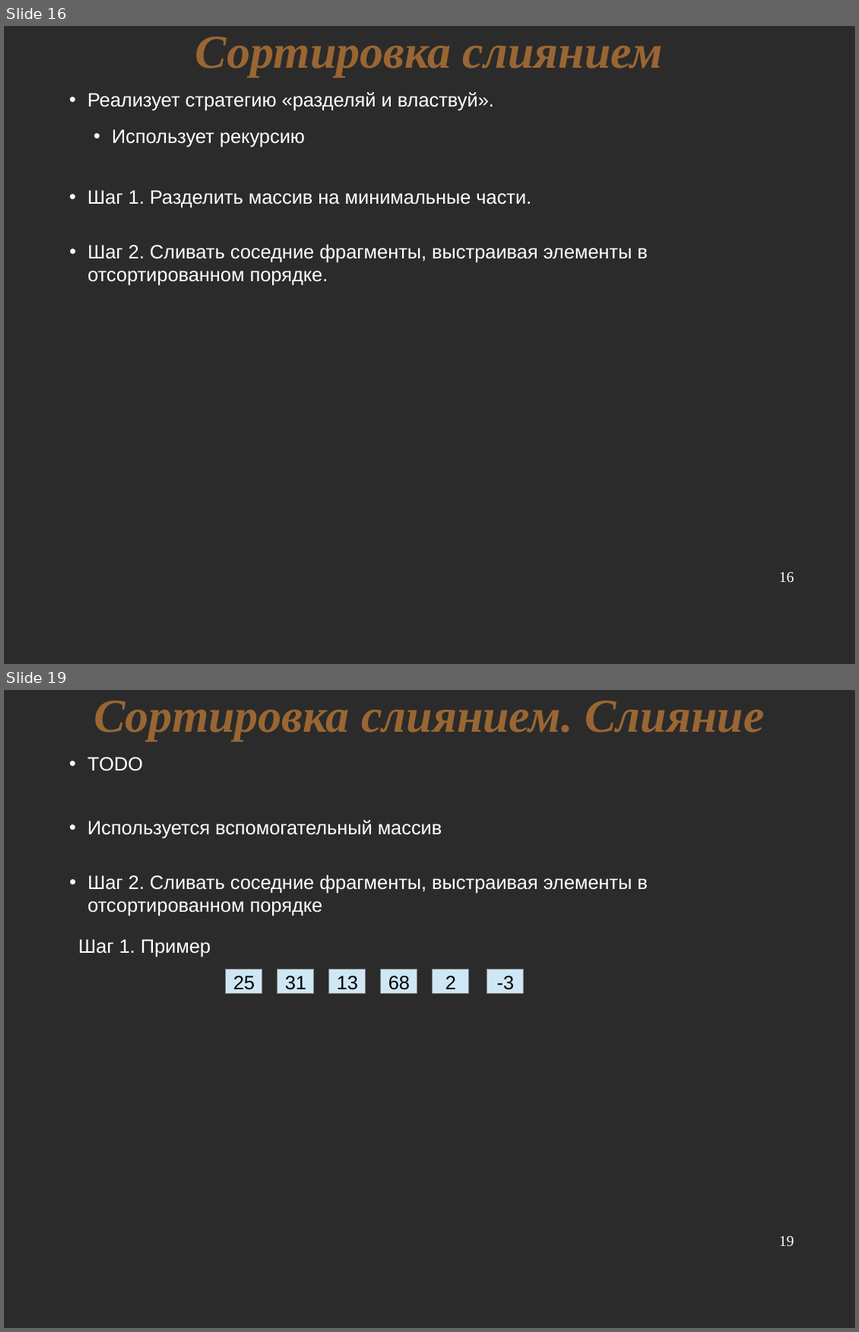
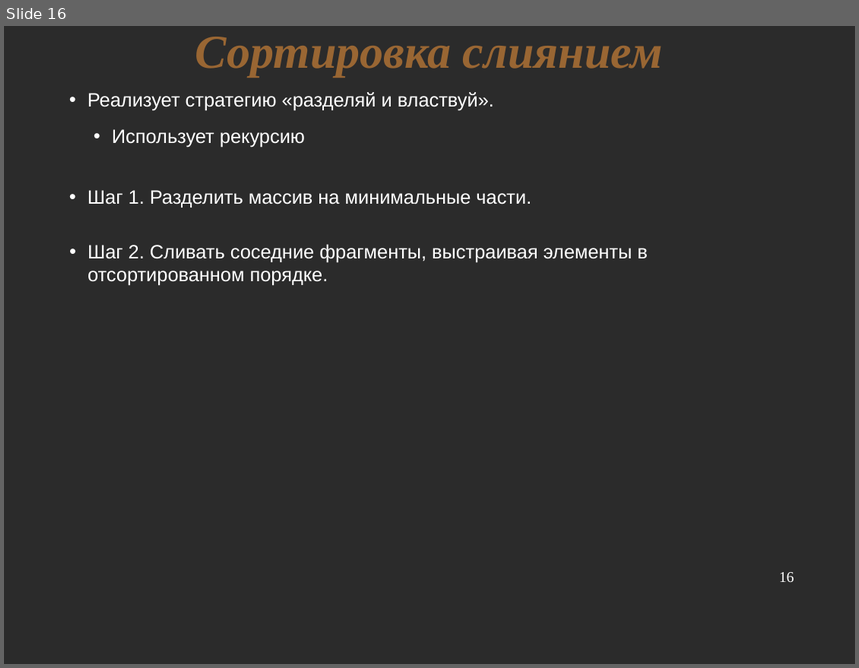
Before and after one commit to nkrot/rufsl, a slide deck: lectures/sorting.odp. Shown one above the other, each under a label of ours: slides 16 and 19 before the commit, slide 16 after it; the slides between them are not shown. The pictures are 859x1332 and 859x668 pixels, drawn with LibreOffice and Linux fonts; fonts in the diff are those of the drawing; background and template pictures are left out; a plain dark background stands for a picture behind light text. Boxes give left, top, right and bottom in pixels: in the first picture for what was removed or moved away, otherwise in the second. Text is boxed around its words. In the diff, an @@ line names an element or a change of style, - is before the commit and + after.

```diff
--- a/lectures/sorting.odp
+++ b/lectures/sorting.odp
@@ slide 19 removed at (4, 690, 855, 1328), background picture (left out) @@
@@ title removed at (94, 701, 765, 741) @@
-Сортировка слиянием. Слияние
@@ text removed at (88, 757, 143, 771) @@
-• TODO
@@ text removed at (88, 820, 443, 838) @@
-• Используется вспомогательный массив
@@ text removed at (88, 875, 648, 916) @@
-• Шаг 2. Сливать соседние фрагменты, выстраивая элементы в отсортированном порядке
@@ text removed at (78, 939, 211, 957) @@
-Шаг 1. Пример
@@ group removed at (226, 970, 524, 993): 6 rectangles @@
-25
-31
-13
-68
-2
--3
@@ page number removed at (779, 1236, 794, 1246) @@
-19
```
Also in this commit, not shown: 2 slides changed, 2 slides added, 1 other file.
